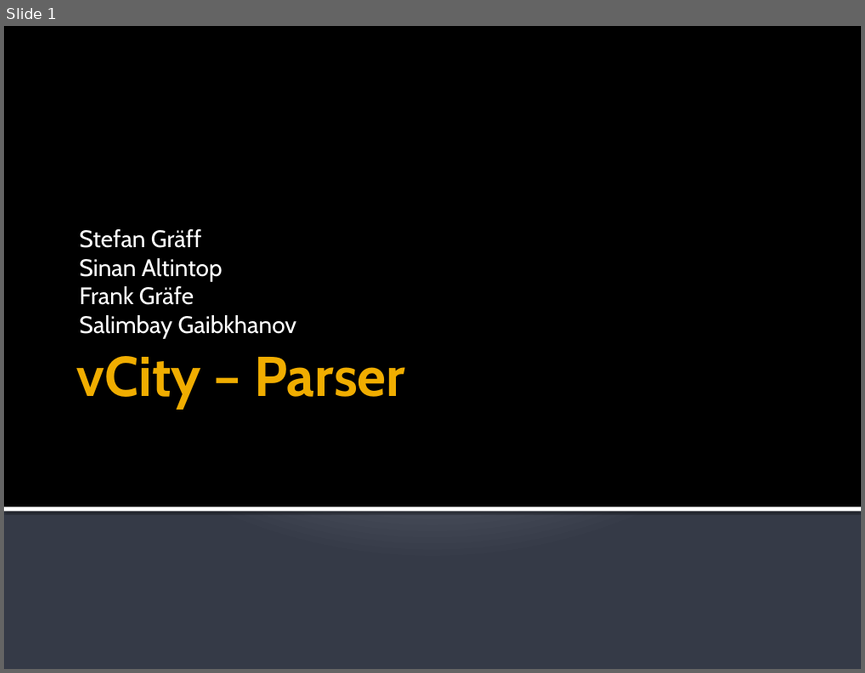
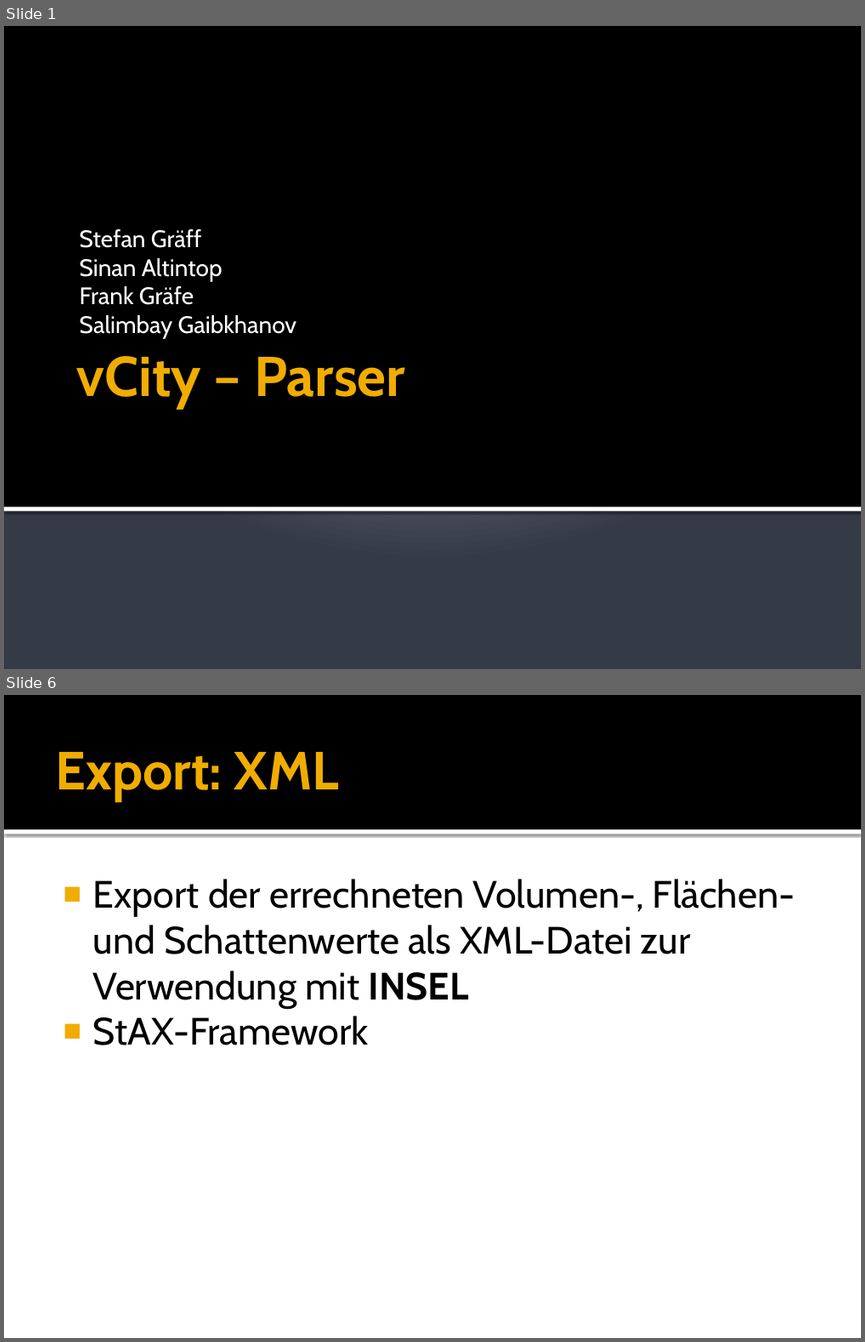
Before and after one commit to hft-swp/stuff, a slide deck: doku/Parser/vCity - Parser.pptx. Shown one above the other, each under a label of ours: slide 1 before the commit, slides 1 and 6 after it; the slides between them are not shown. The pictures are 865x673 and 865x1342 pixels, drawn with LibreOffice and Linux fonts; fonts in the diff are those of the drawing. Boxes give left, top, right and bottom in pixels: in the first picture for what was removed or moved away, otherwise in the second. Text is boxed around its words. In the diff, an @@ line names an element or a change of style, - is before the commit and + after.

```diff
--- a/doku/Parser/vCity - Parser.pptx
+++ b/doku/Parser/vCity - Parser.pptx
@@ slide 6 added at (4,695,861,1338), background #FFFFFF @@
@@ rectangle added at (4,695,861,829), fill #000000 @@
@@ title added at (55,752,339,802), 45 pt, text #F0AD00, bold @@
+Export: XML
@@ rectangle added at (4,829,861,834), fill #FFFFFF @@
@@ text added at (93,879,794,1045), 32 pt, text #000000 @@
+■ Export der errechneten Volumen-, Flächen- und Schattenwerte als XML-Datei zur Verwendung mit INSEL
+■ StAX-Framework
```
Also in this commit, not shown: 1 slide changed, 3 other slides added.
